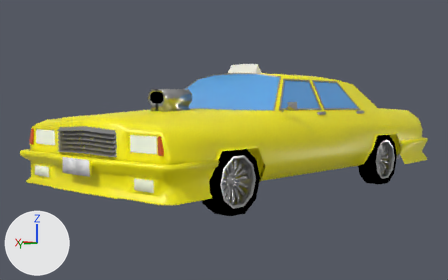
An edit to the Blender file taxi_v2.blend, drawn before and after from the same camera.
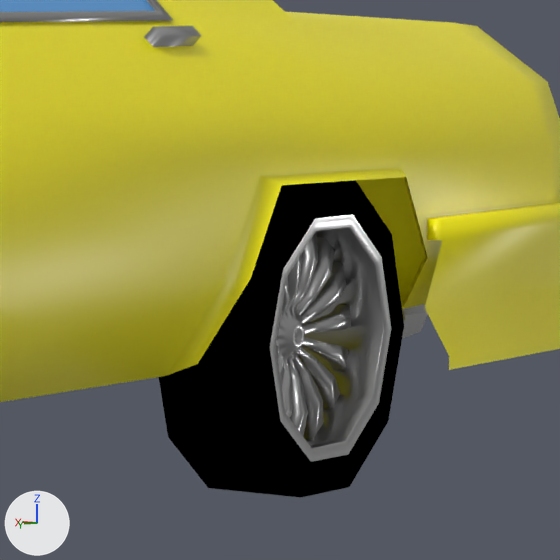
The first picture shows the older version from a 50 mm camera at (-3.2, 4.02, 0.2) aimed at (0.17, 0.27, -0.14). The close-ups show both versions on the part from 74% to 94% of the width and 38% to 69% of the height of that picture; other places that the commit changed are outside them. Lighting does not change. The marker at lower left points along +X, +Y and +Z.

The scene before the commit, as lines of its bpy script (objects in view):
```python
ob_rearbumper4 = bpy.data.objects.new('RearBumper4', me_cube_009)
ob_rearbumper4.location = (0.0, -1.6, -0.205)
ob_rearbumper4.scale = (-0.0546, -0.0546, -0.0546)
ob_wheel2_003 = bpy.data.objects.new('Wheel2.003', me_circle_009)
ob_wheel2_003.location = (-0.577, -0.804, -0.317)
ob_wheel2_003.rotation_euler = (0.0, 4.712, 0.0)  # degrees (0, 270, 0)
ob_wheel2_003.scale = (0.87, 0.87, 0.87)
ob_wheel3_003 = bpy.data.objects.new('Wheel3.003', me_circle_006)
ob_wheel3_003.location = (-0.578, -0.776, -0.317)
ob_wheel3_003.rotation_euler = (0.0, 4.712, 0.0)  # degrees (0, 270, 0)
ob_wheel3_003.scale = (0.87, 0.87, 0.87)
# also in view: 'Taxi' at (0.0, 0.09, 0.02)
```
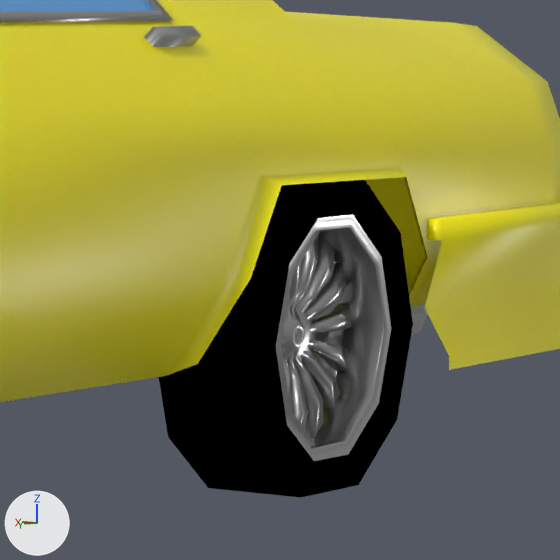
Pixel boxes [x1, y1, x2, y2] of what changed, in the close-ups (560 x 560 px):
'Wheel2.003', shown (black): after [269, 180, 413, 487]

What the commit changed:
Object 'Wheel2.003' (ob_wheel2_003) is now shown.
